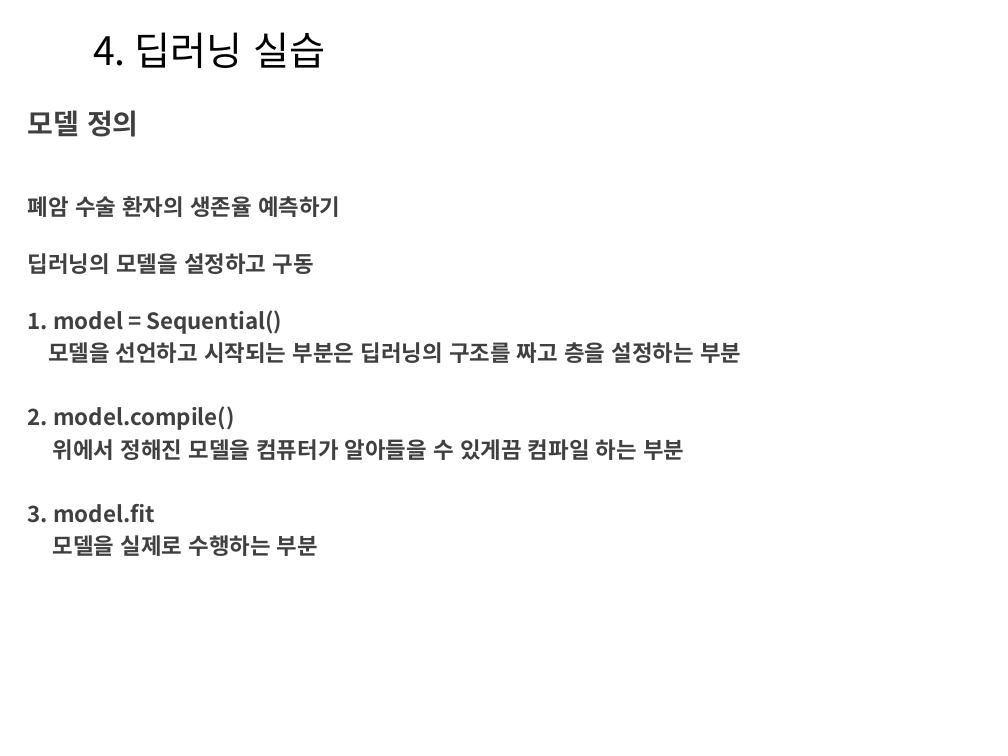
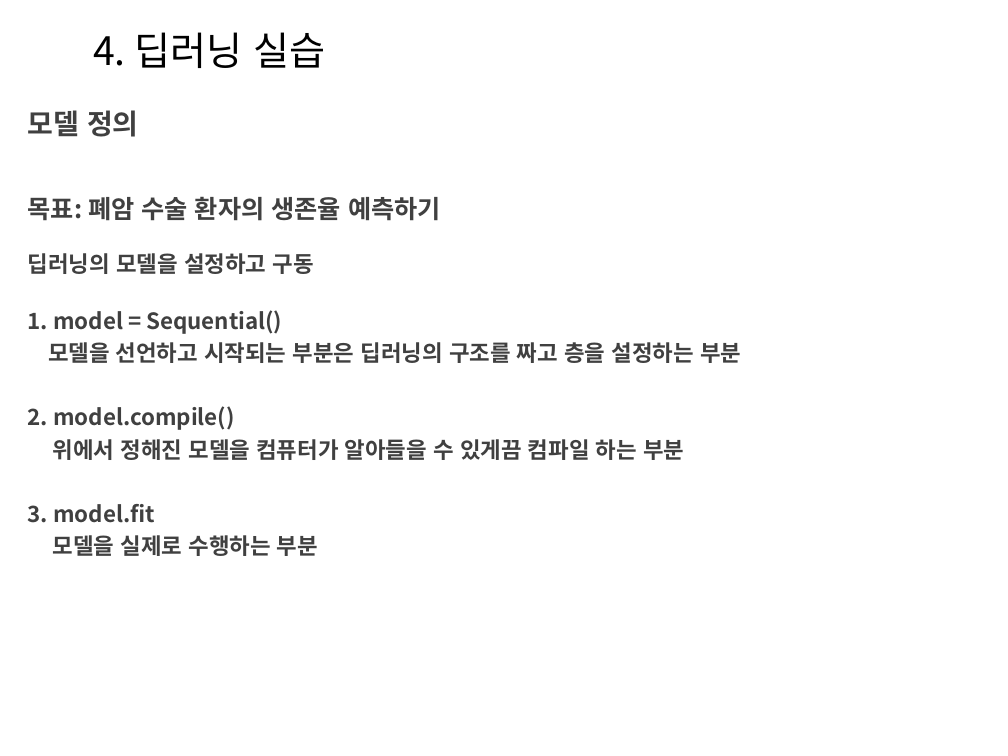
Before and after one commit to Heechul90/Deep_Learning, a slide deck: slide 24 of Study/정리/Deep Learning02.pptx. Drawn at 1008x756 pixels with LibreOffice and Linux fonts; fonts in the diff are those of the drawing; background and template pictures are left out. Boxes give left, top, right and bottom in pixels: in the first picture for what was removed or moved away, otherwise in the second. Text is boxed around its words. In the diff, an @@ line names an element or a change of style, - is before the commit and + after.

```diff
--- a/Study/정리/Deep Learning02.pptx
+++ b/Study/정리/Deep Learning02.pptx
@@ text at bbox=[28, 196, 441, 221]: text changed; size 16 to 18 pt @@
-폐암 수술 환자의 생존율 예측하기
+목표: 폐암 수술 환자의 생존율 예측하기
```
Also in this commit, not shown: 3 other slides changed, 1 other file.
